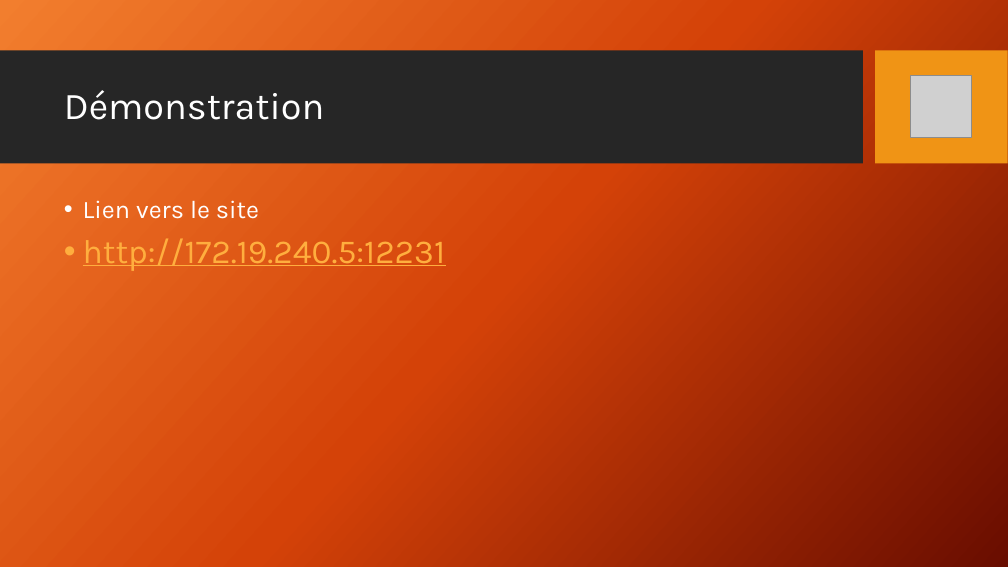
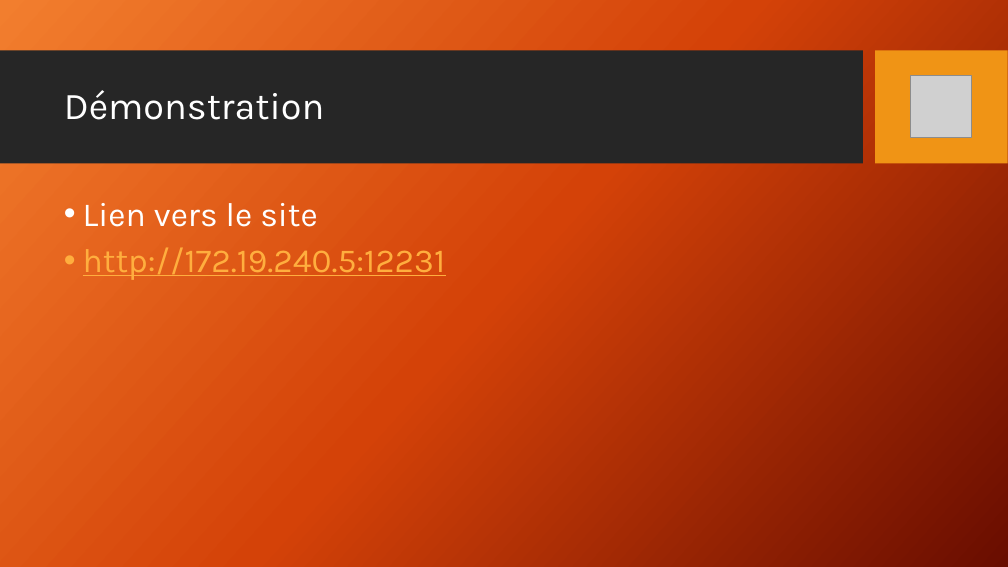
Before and after one commit to cedricbannelier/Projet1, a slide deck: slide 6 of DossierPresentation/Présentation.pptx. Drawn at 1008x567 pixels with LibreOffice and Linux fonts; fonts in the diff are those of the drawing; grey boxes stand for pictures; background and template pictures are left out. Boxes give left, top, right and bottom in pixels: in the first picture for what was removed or moved away, otherwise in the second. Text is boxed around its words. In the diff, an @@ line names an element or a change of style, - is before the commit and + after.

```diff
--- a/DossierPresentation/Présentation.pptx
+++ b/DossierPresentation/Présentation.pptx
@@ text at box(83, 203, 318, 227): size 24 to 32 pt in "Lien vers le site" @@
```
Also in this commit, not shown: 1 other slide changed.
